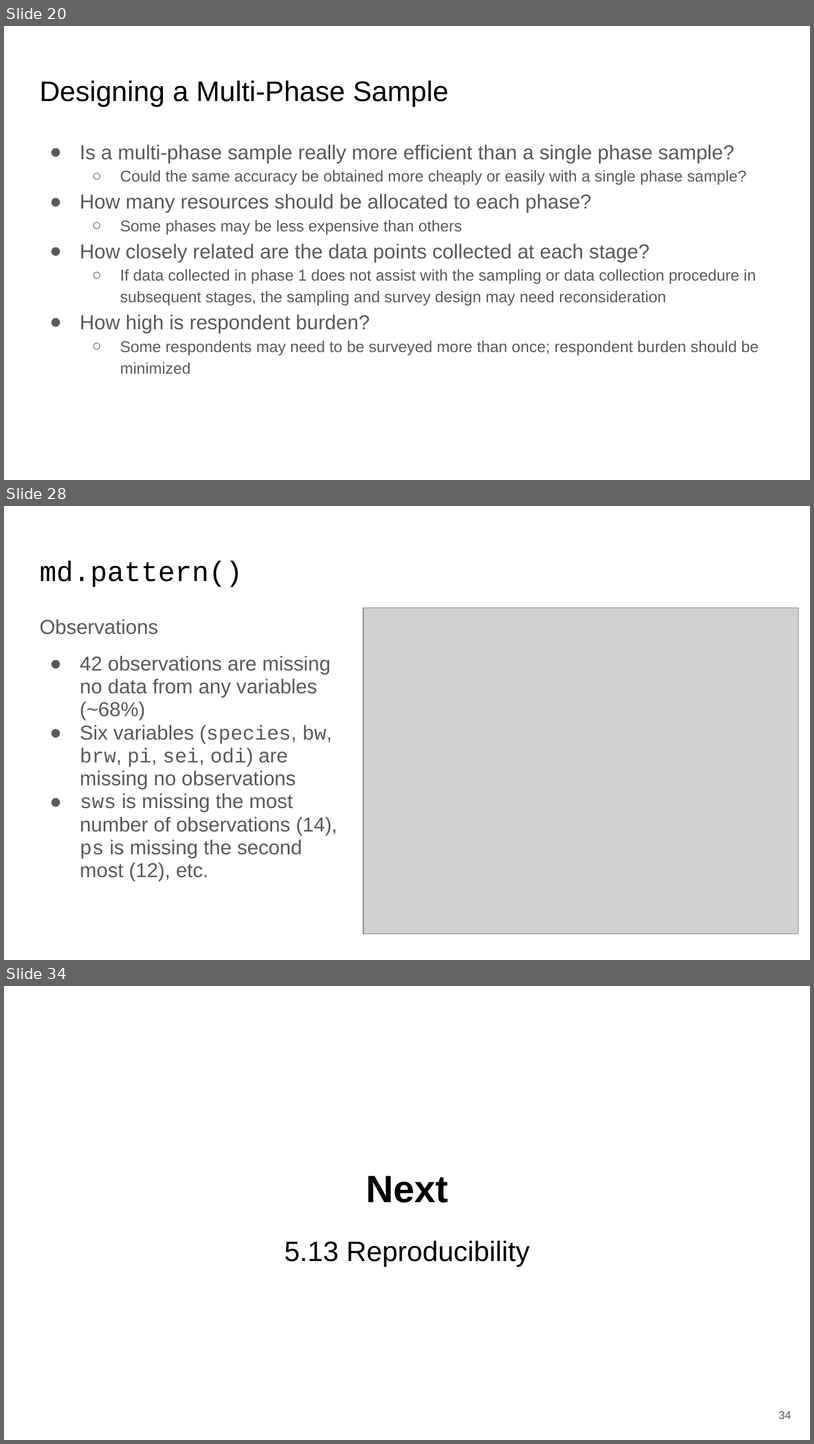
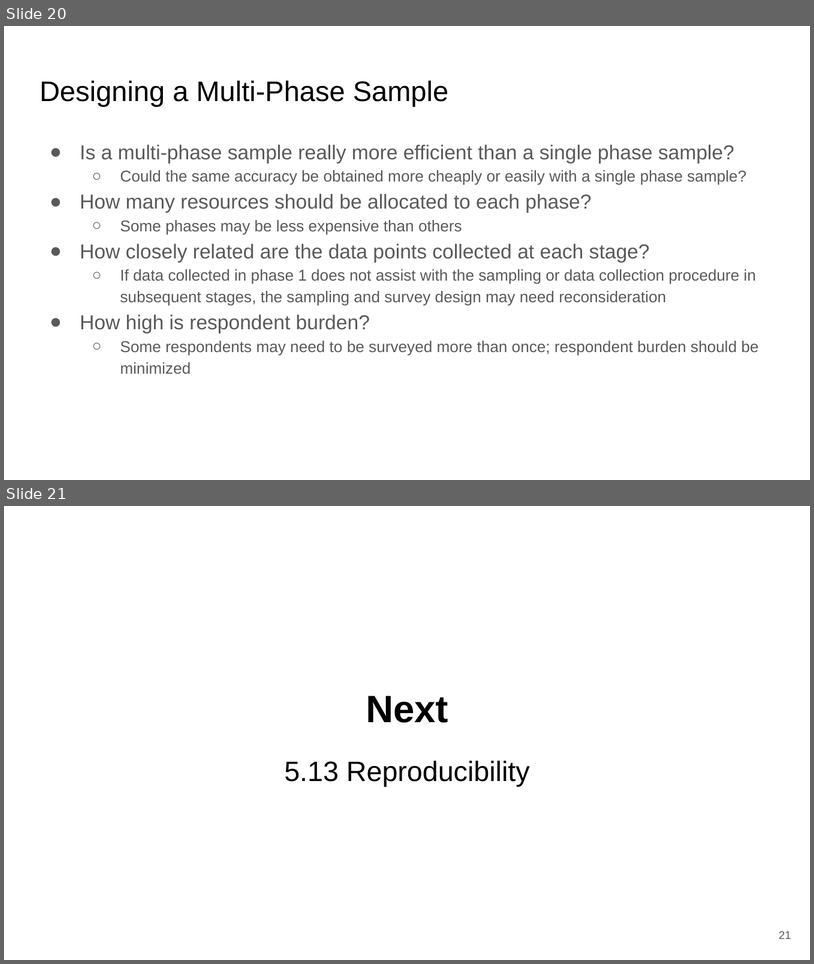
Before and after one commit to UofT-DSI/sampling, a slide deck: lectures/12-Advanced data collection-slides.pptx. Shown one above the other, each under a label of ours: slides 20, 28 and 34 before the commit, slides 20 and 21 after it; the slides between them are not shown. The pictures are 814x1444 and 814x964 pixels, drawn with LibreOffice and Linux fonts; fonts in the diff are those of the drawing; grey boxes stand for pictures. Boxes give left, top, right and bottom in pixels: in the first picture for what was removed or moved away, otherwise in the second. Text is boxed around its words. In the diff, an @@ line names an element or a change of style, - is before the commit and + after.

```diff
--- a/lectures/12-Advanced data collection-slides.pptx
+++ b/lectures/12-Advanced data collection-slides.pptx
@@ slide 28 removed at (4, 506, 810, 960), background #FFFFFF @@
@@ title removed at (39, 561, 243, 587) @@
-md.pattern()
@@ picture removed at (363, 607, 799, 933) @@
@@ text removed at (39, 619, 338, 881) @@
-Observations
-● 42 observations are missing no data from any variables (~68%)
-● Six variables (species, bw, brw, pi, sei, odi) are missing no observations
-● sws is missing the most number of observations (14), ps is missing the second most (12), etc.
@@ what was slide 34 is now slide 21 @@
@@ page number at (779, 931, 792, 939): text changed @@
-34
+21
```
Also in this commit, not shown: 12 other slides removed, 2 other files.
